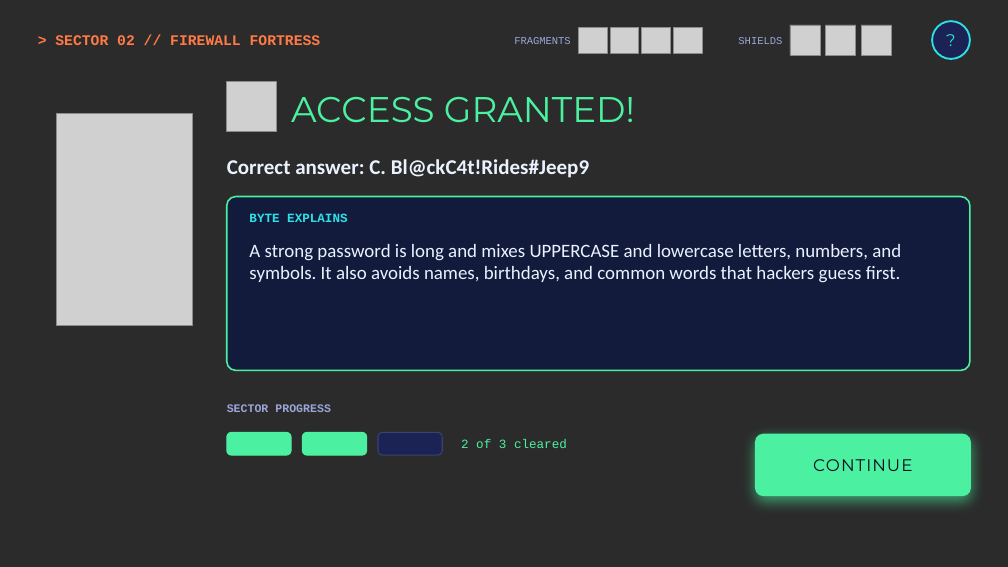
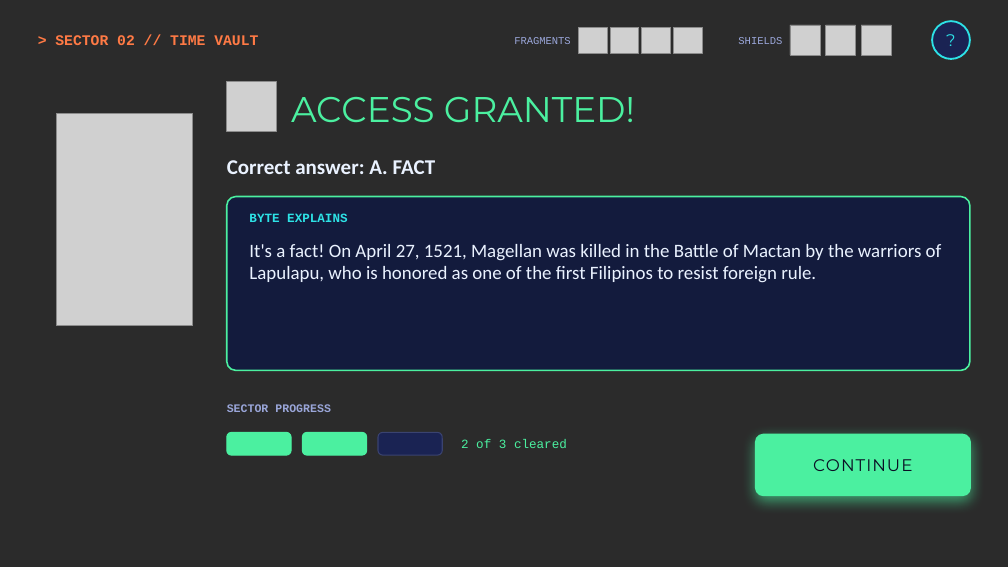
Before and after one commit to ashton212123/ashton212123, a slide deck: slide 46 of gamecraft-ctrl-escape/CTRL-ESCAPE_Game.pptx. Drawn at 1008x567 pixels with LibreOffice and Linux fonts; fonts in the diff are those of the drawing; grey boxes stand for pictures; background and template pictures are left out; a plain dark background stands for a picture behind light text. Boxes give left, top, right and bottom in pixels: in the first picture for what was removed or moved away, otherwise in the second. Text is boxed around its words. In the diff, an @@ line names an element or a change of style, - is before the commit and + after.

```diff
--- a/gamecraft-ctrl-escape/CTRL-ESCAPE_Game.pptx
+++ b/gamecraft-ctrl-escape/CTRL-ESCAPE_Game.pptx
@@ text at <box>55,35,258,45</box>: text changed @@
-> SECTOR 02 // FIREWALL FORTRESS
+> SECTOR 02 // TIME VAULT
@@ text at <box>227,160,436,174</box>: text changed @@
-Correct answer: C. Bl@ckC4t!Rides#Jeep9
+Correct answer: A. FACT
@@ text at <box>249,244,942,283</box>: text changed @@
-A strong password is long and mixes UPPERCASE and lowercase letters, numbers, and symbols. It also avoids names, birthdays, and common words that hackers guess first.
+It's a fact! On April 27, 1521, Magellan was killed in the Battle of Mactan by the warriors of Lapulapu, who is honored as one of the first Filipinos to resist foreign rule.
```
Also in this commit, not shown: 111 other slides changed, 6 slides added, 6 slides removed, 6 other files.
